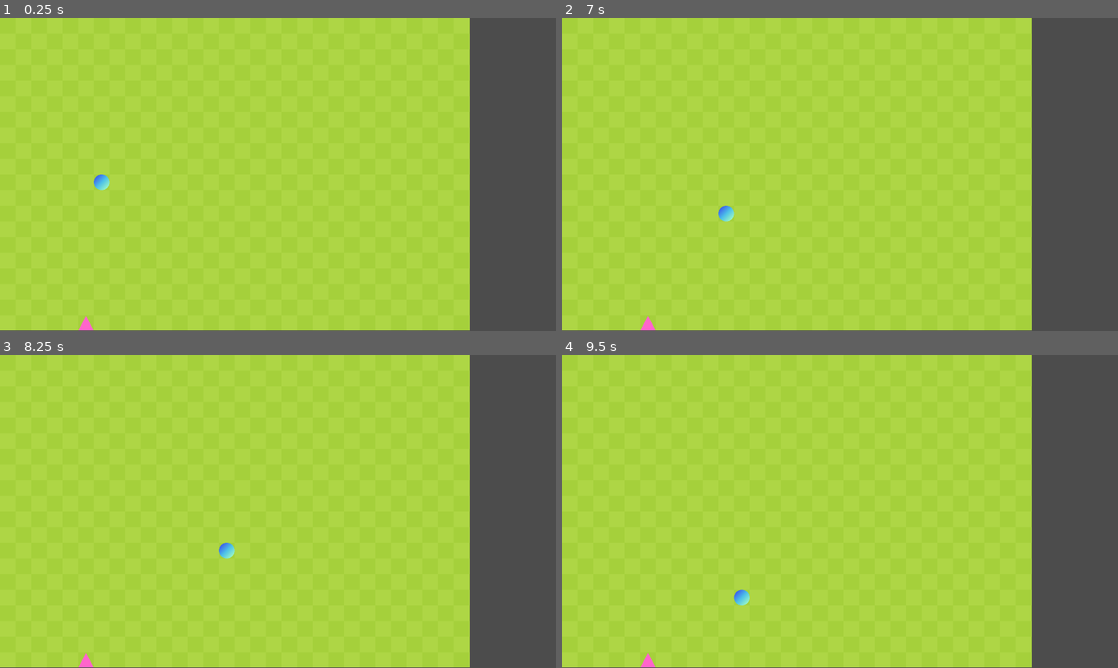
Above: before the commit, frames 1-4 (two rows, left to right).
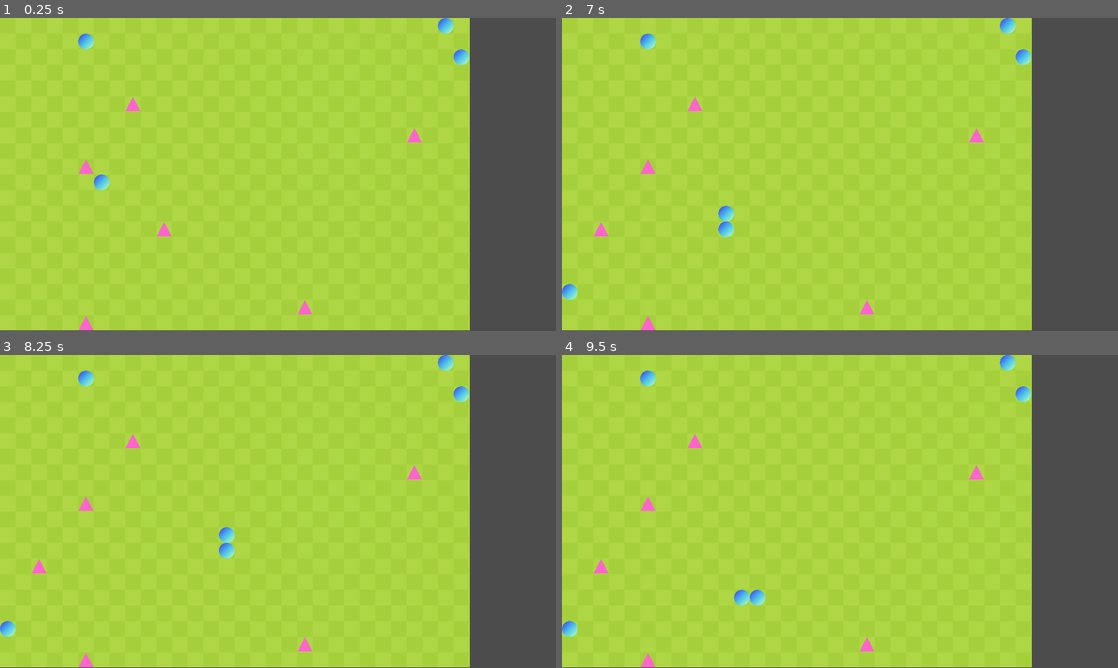
Above: after the commit, the same moments.

Repository: JennyTieu/SlimeArmy
Game: Godot game, scene res://Main.tscn
Two runs of this game, one before a commit and one after it. Both use one fixed random seed, a clock stepped at 60 frames per second and the inputs below.
Inputs:
- Up to frame 1 (0.25 s): no input
- Up to frame 2 (7 s): hold Right (ui_right) 0.53-1.28 s; hold Down (ui_down) 1.28-2.03 s; hold Right (ui_right) 2.03-2.78 s; hold Up (ui_up) 2.78-3.53 s; hold Left (ui_left) 3.53-5.03 s; hold Down (ui_down) 5.03-5.78 s; hold Right (ui_right) 5.78-6.53 s; hold Up (ui_up) from 6.53 s (still down)
- Up to frame 3 (8.25 s): release Up (ui_up) at 7.28 s; hold Right (ui_right) 7.28-8.03 s; hold Down (ui_down) from 8.03 s (still down)
- Up to frame 4 (9.5 s): release Down (ui_down) at 8.78 s; hold Left (ui_left) from 8.78 s (still down)

The runs differ from the first frame. In frame 1, 0.7% of the frame differs, in the area x 14-85%, y 0-95%; in frame 2, 0.9%, in the area x 0-85%, y 0-95%; in frame 3, 0.9%; in frame 4, 0.9%.

Commit message:
Update Main.gd
Erscheinen von mehreren random Items (Nicht jahreszeitenabhängig, Bilder noch nicht eingefügt), Jahreszeit kann sich ändern, Timer und Jahreszeit abfragbar (time_passed, season)

Noch keine Anzeige auf der Szene implementiert

Diff:
--- a/SlimeArmy/Main.gd
+++ b/SlimeArmy/Main.gd
@@ -2,13 +2,20 @@
 
 const SLIME = 3
 const PLANT = 4
-var plant_pos
+var plant_pos = []
+var plant_pic = []
 var slime_body = [Vector2(5,10)]
 var slime_direction = Vector2(1,0)
 var add_plant = false
+var time_passed = 0
+var time_new = 0
+var reset = 0
+var time_reset=0
+var season = 0
+var season_x =0
 
 func _ready():
-	plant_pos = place_plant()
+	init_plant()
 	draw_plant()
 	draw_slime()
 
@@ -20,7 +27,8 @@
 
 
 func draw_plant():
-	$SlimePlant.set_cell(plant_pos.x, plant_pos.y,PLANT)
+	for i in range(plant_pos.size()):
+		$SlimePlant.set_cell(plant_pos[i].x, plant_pos[i].y, plant_pic[i])
 
 
 func draw_slime():
@@ -74,9 +82,10 @@
 			slime_direction = Vector2(0,1)
 
 func check_plant_farmed():
-	if plant_pos == slime_body[0]:
-		plant_pos = place_plant()
-		add_plant = true
+	for i in range(plant_pos.size()):
+		if plant_pos[i] == slime_body[0]:
+			plant_pos[i] = place_plant()
+			add_plant = true
 
 func check_game_over():
 	var head = slime_body[0]
@@ -91,13 +100,47 @@
 func reset():
 	slime_body = [Vector2(5,10)]
 	slime_direction = Vector2(1,0)
+	timer_reset()
 
 func _on_SlimeTick_timeout():
 	move_slime()
 	draw_plant()
 	draw_slime()
 	check_plant_farmed()
-
+	timer()
+	check_season()
 
 func _process(delta):
 	check_game_over()
+
+#Funktion zum initialisieren von mehreren plants + ihren Bildern
+func init_plant():
+	for i in range (10):
+		plant_pos.append(place_plant())
+		var x = rand_range(3,5) #range: const der tiles
+		plant_pic.append(x)
+
+
+#TODO:
+#Zeitlimit für season, vlt iwo anzeigen lassen
+#Timer hat Probleme wenn man schnell hintereinander stirbt
+func timer():
+	time_new = (OS.get_ticks_msec()/1000-1) - (time_reset*reset)
+	if time_passed < time_new:
+		time_passed = time_new
+	#	einkommentieren damit time in konsole
+		print(time_passed)
+
+func timer_reset():
+	reset+=1
+	time_reset = time_passed
+	time_passed = 0
+	return reset
+
+
+func check_season():
+	if  season_x < time_passed:
+		season_x = time_passed
+		if season_x % 5 == 0:
+			season=season+1%4
+			print("season changed")
